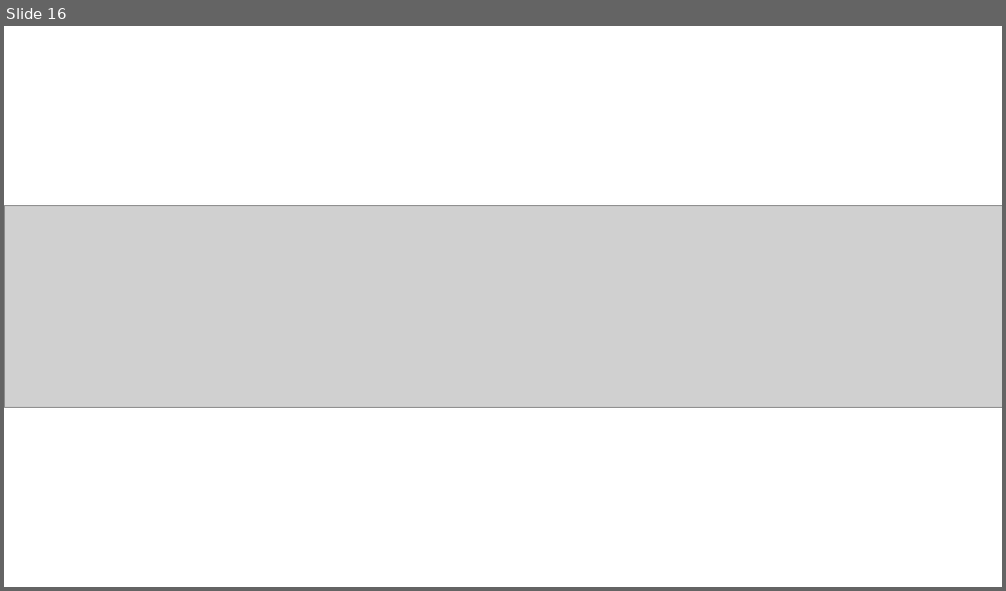
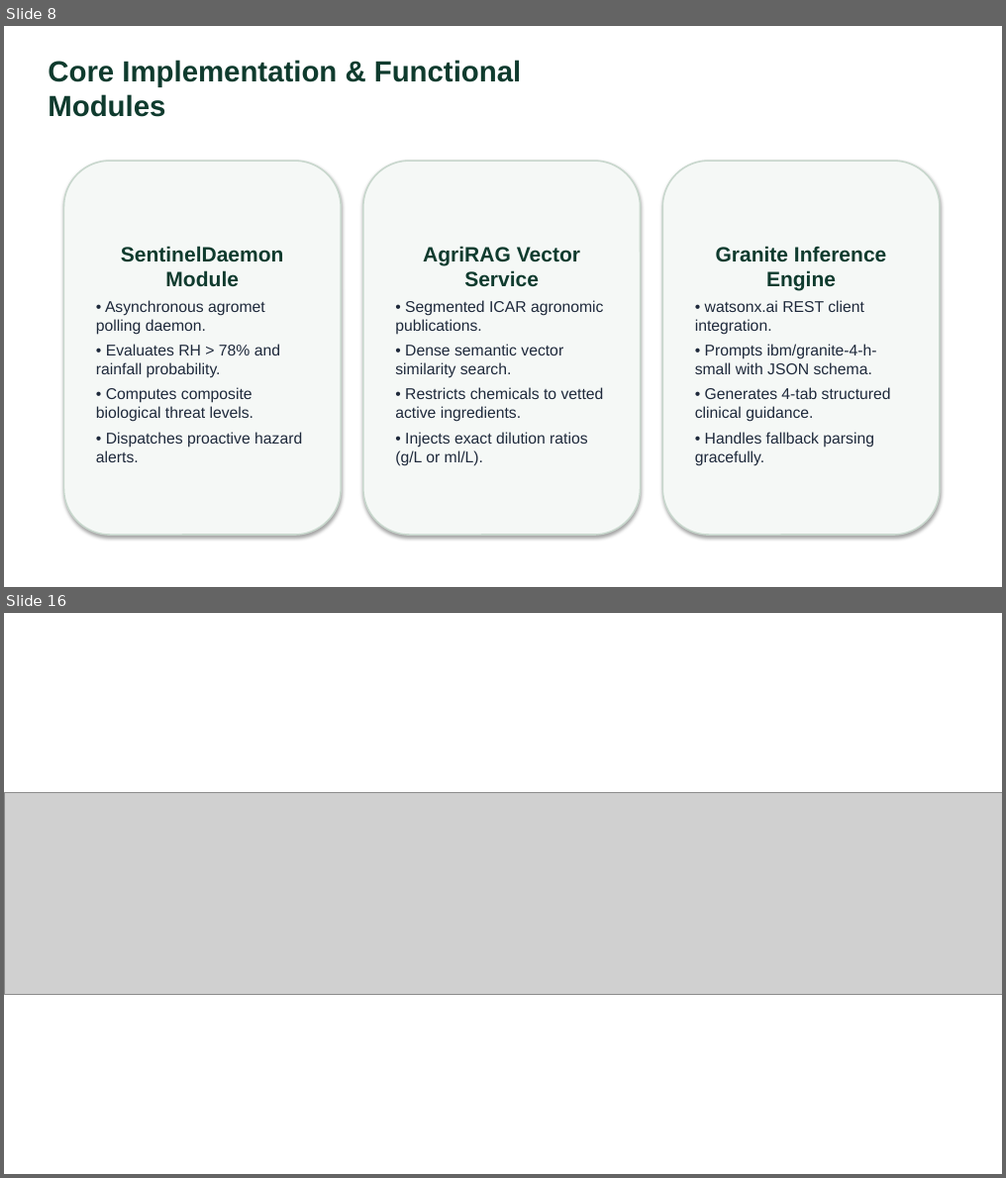
Before and after one commit to swarna-builds/AgriSense-AI-IBM-Granite, a slide deck: your projectpresntation.pptx. Shown one above the other, each under a label of ours: slide 16 before the commit, slides 8 and 16 after it; the slides between them are not shown. The pictures are 1006x591 and 1006x1178 pixels, drawn with LibreOffice and Linux fonts; fonts in the diff are those of the drawing; grey boxes stand for pictures. Boxes give left, top, right and bottom in pixels: in the first picture for what was removed or moved away, otherwise in the second. Text is boxed around its words. In the diff, an @@ line names an element or a change of style, - is before the commit and + after.

```diff
--- a/your projectpresntation.pptx
+++ b/your projectpresntation.pptx
@@ slide 8 added at box(4, 26, 1002, 587), background #FFFFFF @@
@@ text added at box(48, 60, 521, 117), 28 pt, text #0F3B2E, bold @@
+Core Implementation & Functional Modules
@@ rounded rectangle added at box(63, 161, 341, 535), fill #F5F8F6, outline #C8D7CD 1.5 pt, 15 pt, text #1E293B @@
+SentinelDaemon Module
+• Asynchronous agromet polling daemon.
+• Evaluates RH > 78% and rainfall probability.
+• Computes composite biological threat levels.
+• Dispatches proactive hazard alerts.
@@ rounded rectangle added at box(363, 161, 641, 535), fill #F5F8F6, outline #C8D7CD 1.5 pt, 15 pt, text #1E293B @@
+AgriRAG Vector Service
+• Segmented ICAR agronomic publications.
+• Dense semantic vector similarity search.
+• Restricts chemicals to vetted active ingredients.
+• Injects exact dilution ratios (g/L or ml/L).
@@ rounded rectangle added at box(662, 161, 940, 535), fill #F5F8F6, outline #C8D7CD 1.5 pt, 15 pt, text #1E293B @@
+Granite Inference Engine
+• watsonx.ai REST client integration.
+• Prompts ibm/granite-4-h-small with JSON schema.
+• Generates 4-tab structured clinical guidance.
+• Handles fallback parsing gracefully.
```
Also in this commit, not shown: 3 slides changed, 11 other slides added, 12 slides removed, 1 other file.
